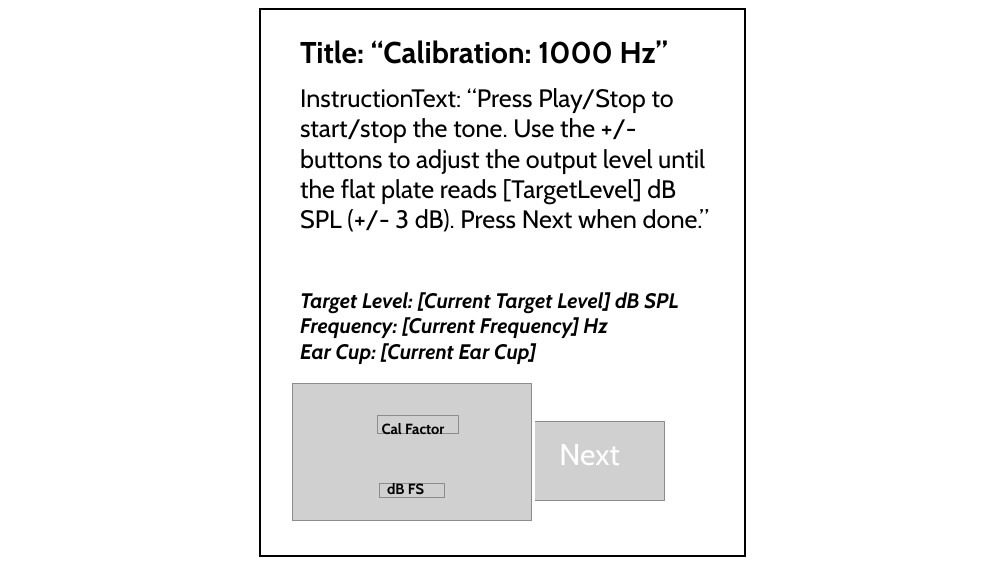
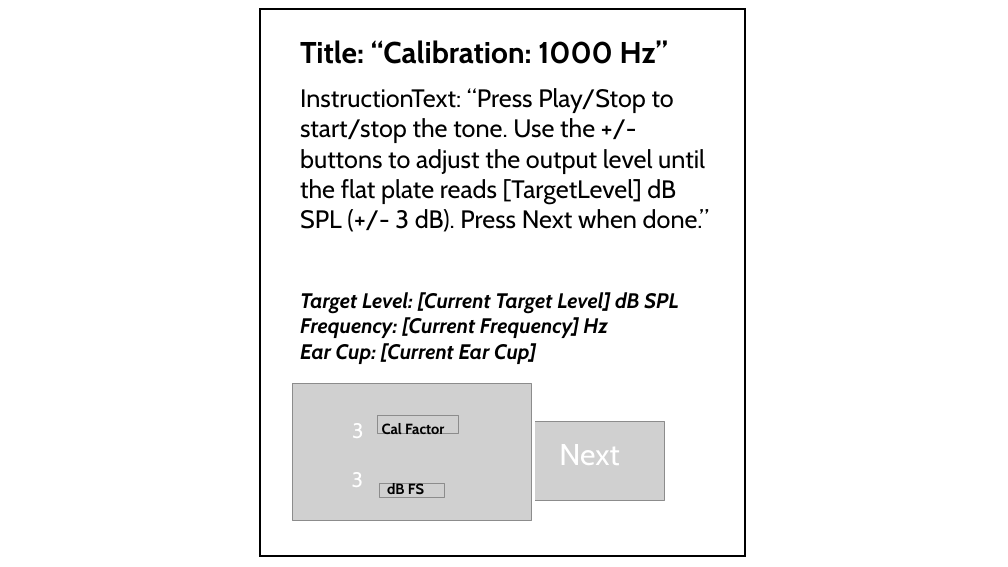
Before and after one commit to OpenHearing/TabSINT, a slide deck: slide 1 of Specifications/headphones_narrowband_calibration/GUI-Screens.pptx. Drawn at 1008x567 pixels with LibreOffice and Linux fonts; fonts in the diff are those of the drawing; grey boxes stand for pictures. Boxes give left, top, right and bottom in pixels: in the first picture for what was removed or moved away, otherwise in the second. Text is boxed around its words. In the diff, an @@ line names an element or a change of style, - is before the commit and + after.

```diff
--- a/Specifications/headphones_narrowband_calibration/GUI-Screens.pptx
+++ b/Specifications/headphones_narrowband_calibration/GUI-Screens.pptx
@@ text added at [352, 423, 363, 438], 20 pt, text #FFFFFF @@
+3
@@ text added at [352, 472, 363, 487], 20 pt, text #FFFFFF @@
+3
```
Also in this commit, not shown: 1 other slide changed, 3 other files.
